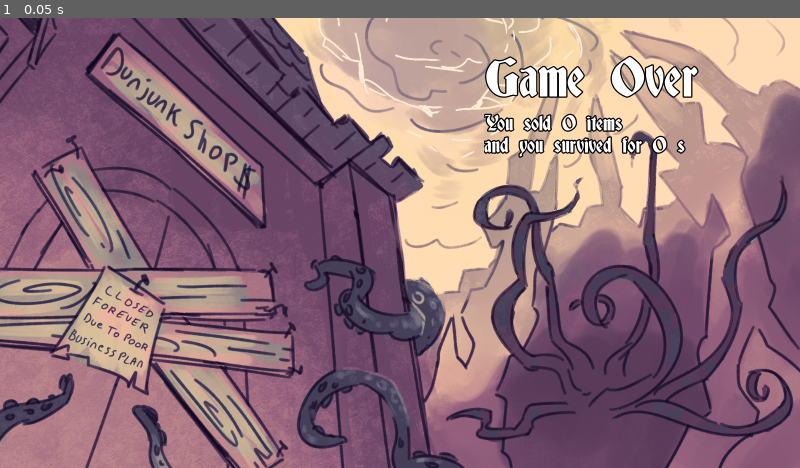
Above: before the commit, frame 1.
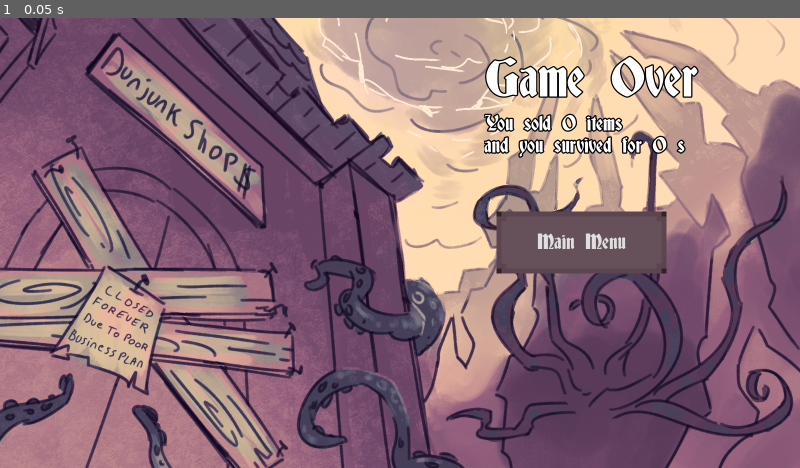
Above: after the commit, the same moment.

Repository: electron35/GMTK_Jam_Dunjunk_shop
Game: Godot game, scene res://GMTK_Jam/UIElement/GameOverScreen/GameOver.tscn
The game is run twice, just before and just after one commit, with the same random seed, the same clock (stepped at 60 frames per second) and the same inputs. This scene is started directly instead of the project's main scene. Sound files missing from this copy of the repository are replaced by a short silence.
Inputs:
- Up to frame 1 (0.05 s): no input

The runs differ from the first frame. In frame 1, 2.6% of the frame differs, in the area x 62-84%, y 42-57%.

Commit message:
Update Game Over

Diff:
--- a/GMTK_Jam/UIElement/GameOverScreen/GameOver.tscn
+++ b/GMTK_Jam/UIElement/GameOverScreen/GameOver.tscn
@@ -1,8 +1,9 @@
-[gd_scene load_steps=5 format=3 uid="uid://cdm8vsfaj4056"]
+[gd_scene load_steps=6 format=3 uid="uid://cdm8vsfaj4056"]
 
 [ext_resource type="Script" path="res://GMTK_Jam/UIElement/GameOverScreen/GameOver.gd" id="1_54uck"]
 [ext_resource type="Texture2D" uid="uid://cnws71i7anslw" path="res://GMTK_Jam/Resources/UIElement/GAME_OVER.png" id="1_fu1nu"]
 [ext_resource type="Theme" uid="uid://b23gfgab88oos" path="res://GMTK_Jam/Resources/themegame/theme.tres" id="2_f73tg"]
+[ext_resource type="Theme" uid="uid://cqqhu72pwahb1" path="res://GMTK_Jam/Resources/themegame/inventaire.tres" id="4_v4a45"]
 [ext_resource type="AudioStream" uid="uid://cthu6rowpbcrj" path="res://GMTK_Jam/Resources/Sound/Music/game_over.wav" id="4_x6hn8"]
 
 [node name="GameOver" type="Node2D"]
@@ -44,6 +45,14 @@
 text = "You sold 00 items
 You survived for 000s"
 
+[node name="Button" type="Button" parent="CanvasLayer"]
+offset_left = 993.0
+offset_top = 387.0
+offset_right = 1333.0
+offset_bottom = 511.0
+theme = ExtResource("4_v4a45")
+text = "Main Menu"
+
 [node name="AudioStreamPlayer2D" type="AudioStreamPlayer2D" parent="."]
 stream = ExtResource("4_x6hn8")
 autoplay = true
Not shown, changed: export_presets.cfg
